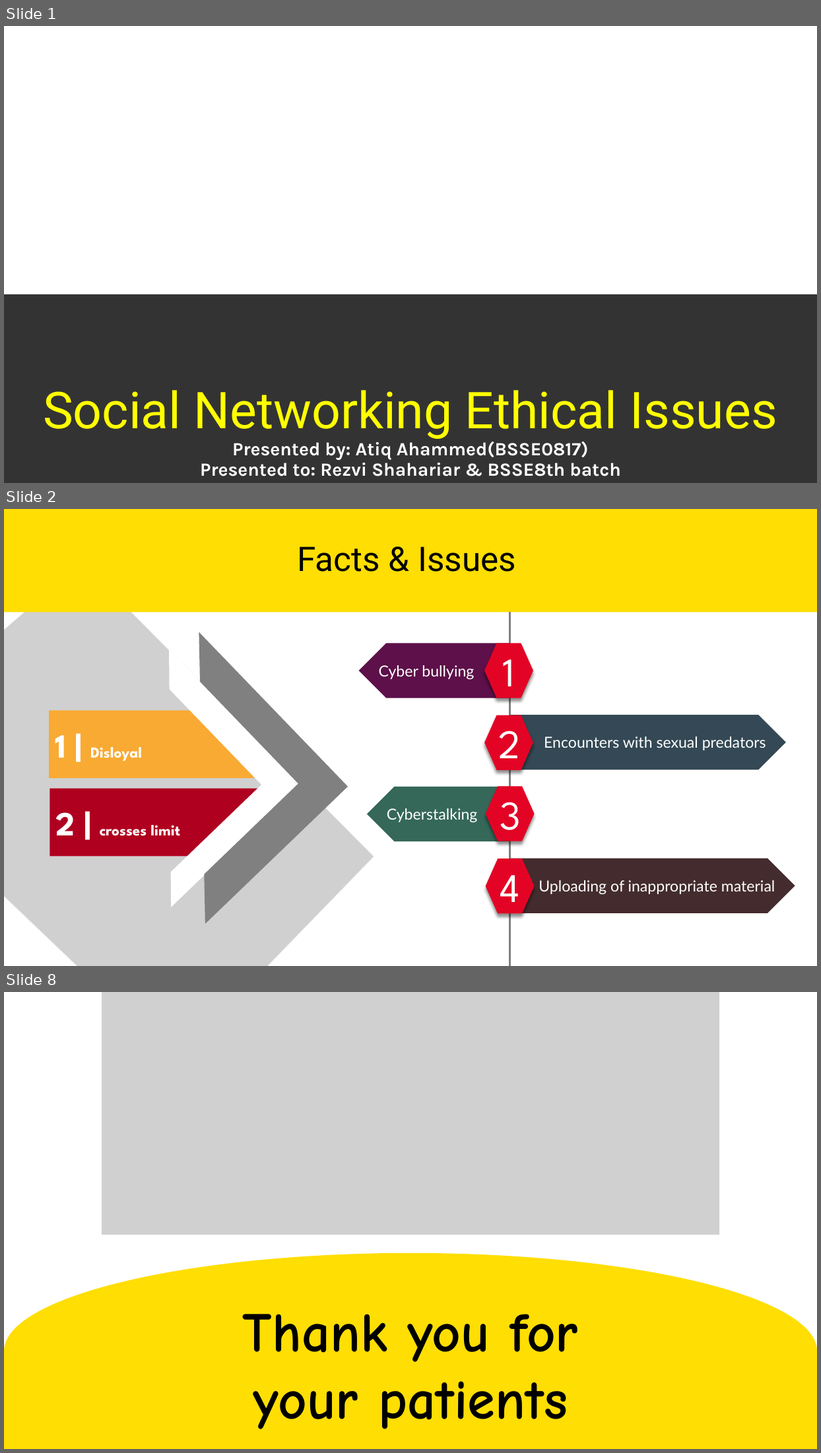
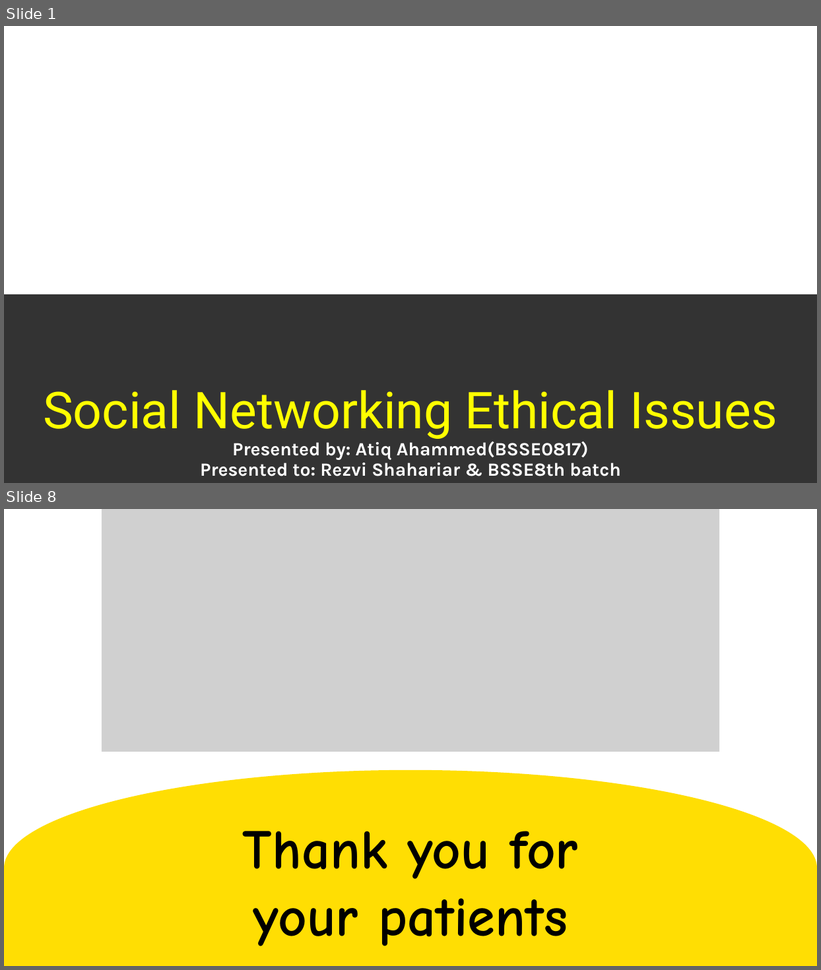
Before and after one commit to atiqahammed/6th-semester, a slide deck: 603-ET/social networking ethical issues.pptx. Shown one above the other, each under a label of ours: slides 1, 2 and 8 before the commit, slides 1 and 8 after it; the slides between them are not shown. The pictures are 821x1453 and 821x970 pixels, drawn with LibreOffice and Linux fonts; fonts in the diff are those of the drawing; grey boxes stand for pictures; background and template pictures are left out. Boxes give left, top, right and bottom in pixels: in the first picture for what was removed or moved away, otherwise in the second. Text is boxed around its words. In the diff, an @@ line names an element or a change of style, - is before the commit and + after.

```diff
--- a/603-ET/social networking ethical issues.pptx
+++ b/603-ET/social networking ethical issues.pptx
@@ slide 2 removed at bbox=[4, 509, 817, 966], background #FFFFFF @@
@@ title removed at bbox=[4, 509, 817, 612] @@
-Facts & Issues
@@ picture removed at bbox=[4, 543, 382, 966] @@
@@ group removed at bbox=[41, 637, 346, 920]: 2 pentagon arrows, 2 half frames @@
-1 | Disloyal
-2 | crosses limit
@@ group removed at bbox=[359, 612, 796, 966]: 4 pentagon arrows, 4 hexagons, 1 line @@
-Cyber bullying
-Cyberstalking
-Encounters with sexual predators
-Uploading of inappropriate material
-1
-2
-3
-4
```
Also in this commit, not shown: 4 slides changed, 1 slide added, 1 other file.
